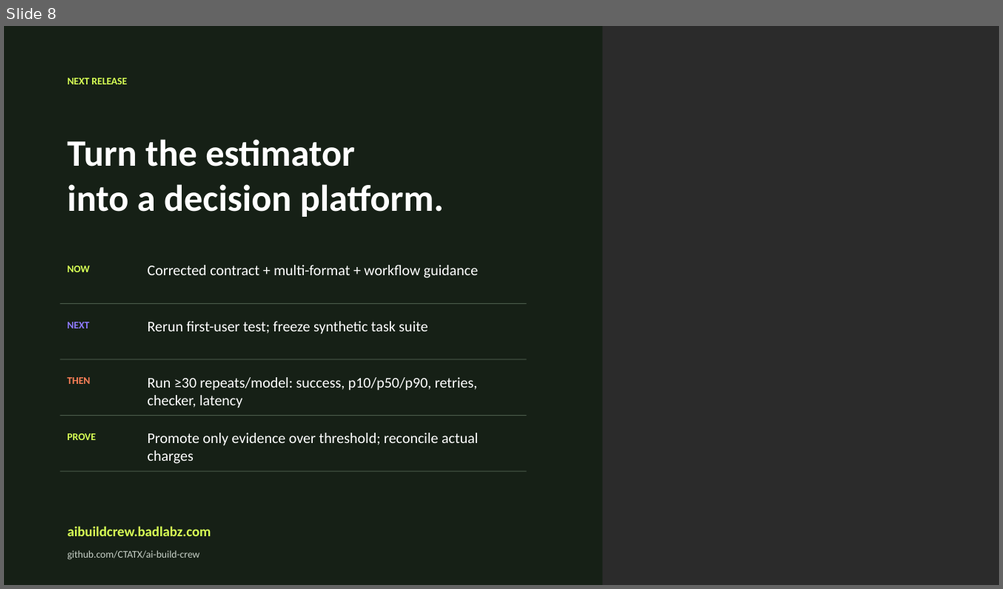
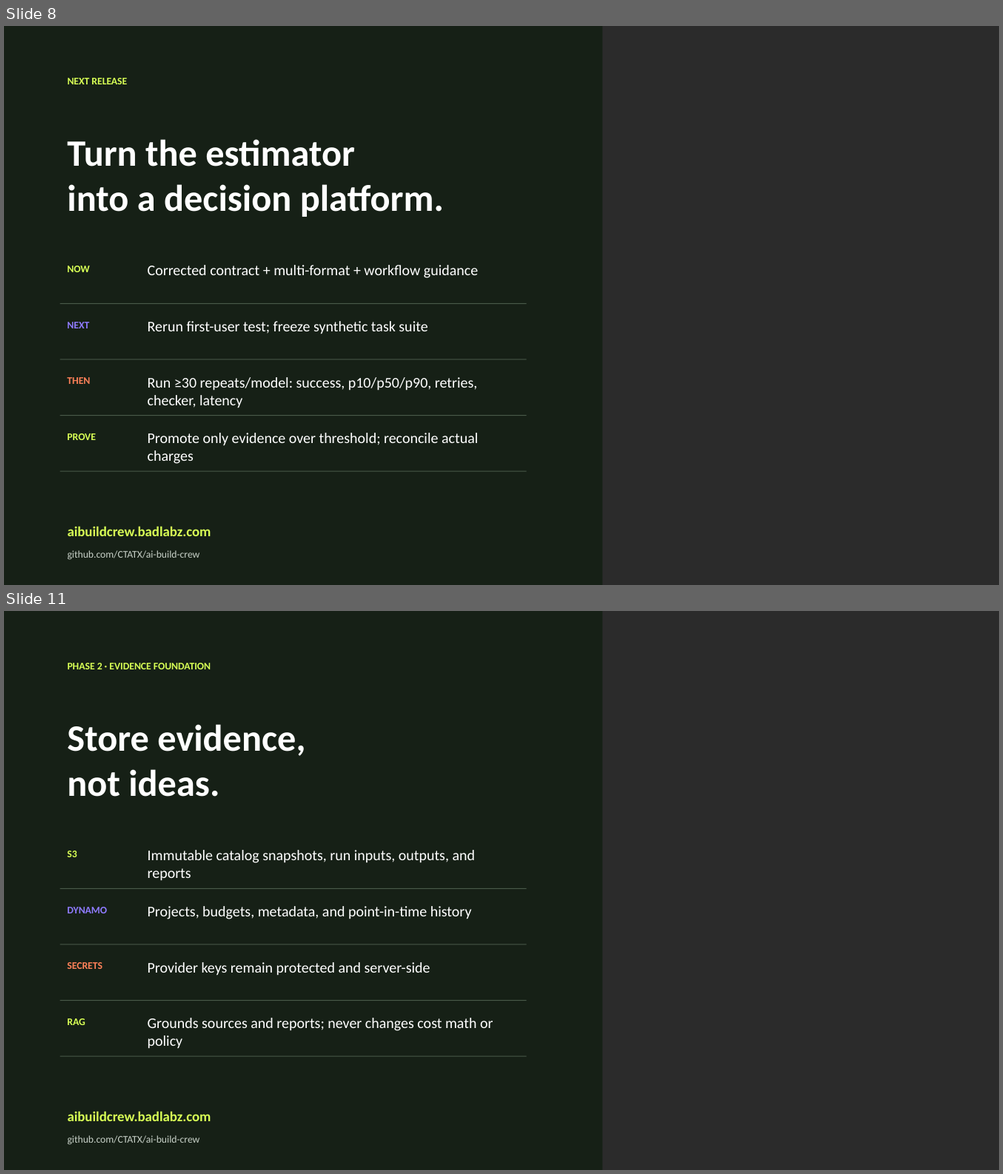
Before and after one commit to CTATX/ai-build-crew, a slide deck: artifacts/AI_BUILD_CREW_COST_CONTRACT_VIDEO_REVIEW.pptx. Shown one above the other, each under a label of ours: slide 8 before the commit, slides 8 and 11 after it; the slides between them are not shown. The pictures are 1003x589 and 1003x1174 pixels, drawn with LibreOffice and Linux fonts; fonts in the diff are those of the drawing; background and template pictures are left out; a plain dark background stands for a picture behind light text. Boxes give left, top, right and bottom in pixels: in the first picture for what was removed or moved away, otherwise in the second. Text is boxed around its words. In the diff, an @@ line names an element or a change of style, - is before the commit and + after.

Commit message:
Publish Phase 2 multi-agent provider platform plan (#1)
* Publish multi-agent provider platform plan

* Add Phase 2 provider platform strategy to deck

* Align artifact hub with Phase 2 deck

---------

```diff
--- a/artifacts/AI_BUILD_CREW_COST_CONTRACT_VIDEO_REVIEW.pptx
+++ b/artifacts/AI_BUILD_CREW_COST_CONTRACT_VIDEO_REVIEW.pptx
@@ slide 11 added at (4, 611, 999, 1170), background picture (left out) @@
@@ rectangle added at (4, 611, 603, 1170), fill #152015 at 95% opacity @@
@@ text added at (68, 663, 210, 669), 9.8 pt, text #D8FF55, bold @@
+PHASE 2 · EVIDENCE FOUNDATION
@@ text added at (67, 724, 305, 797), 36 pt, text #FFFFFF, bold @@
+Store evidence,
+not ideas.
@@ text added at (67, 851, 77, 857), 9.8 pt, text #D8FF55, bold @@
+S3
@@ text added at (148, 850, 475, 881), 14.2 pt, text #FFFFFF @@
+Immutable catalog snapshots, run inputs, outputs, and reports
@@ rectangle added at (60, 889, 526, 889), fill #4A5A4A @@
@@ text added at (67, 907, 107, 914), 9.8 pt, text #8F7BFF, bold @@
+DYNAMO
@@ text added at (148, 906, 472, 920), 14.2 pt, text #FFFFFF @@
+Projects, budgets, metadata, and point-in-time history
@@ rectangle added at (60, 945, 526, 945), fill #4A5A4A @@
@@ text added at (67, 963, 102, 969), 9.8 pt, text #FF8159, bold @@
+SECRETS
@@ text added at (148, 963, 430, 976), 14.2 pt, text #FFFFFF @@
+Provider keys remain protected and server-side
@@ rectangle added at (60, 1000, 526, 1001), fill #4A5A4A @@
@@ text added at (67, 1019, 85, 1025), 9.8 pt, text #D8FF55, bold @@
+RAG
@@ text added at (148, 1018, 493, 1049), 14.2 pt, text #FFFFFF @@
+Grounds sources and reports; never changes cost math or policy
@@ rectangle added at (60, 1056, 526, 1057), fill #4A5A4A @@
@@ text added at (68, 1111, 211, 1122), 13.5 pt, text #D8FF55, bold @@
+aibuildcrew.badlabz.com
@@ text added at (68, 1136, 200, 1145), 9.8 pt, text #C8D1C8 @@
+github.com/CTATX/ai-build-crew
```
Also in this commit, not shown: 2 other slides added, 3 other files.
